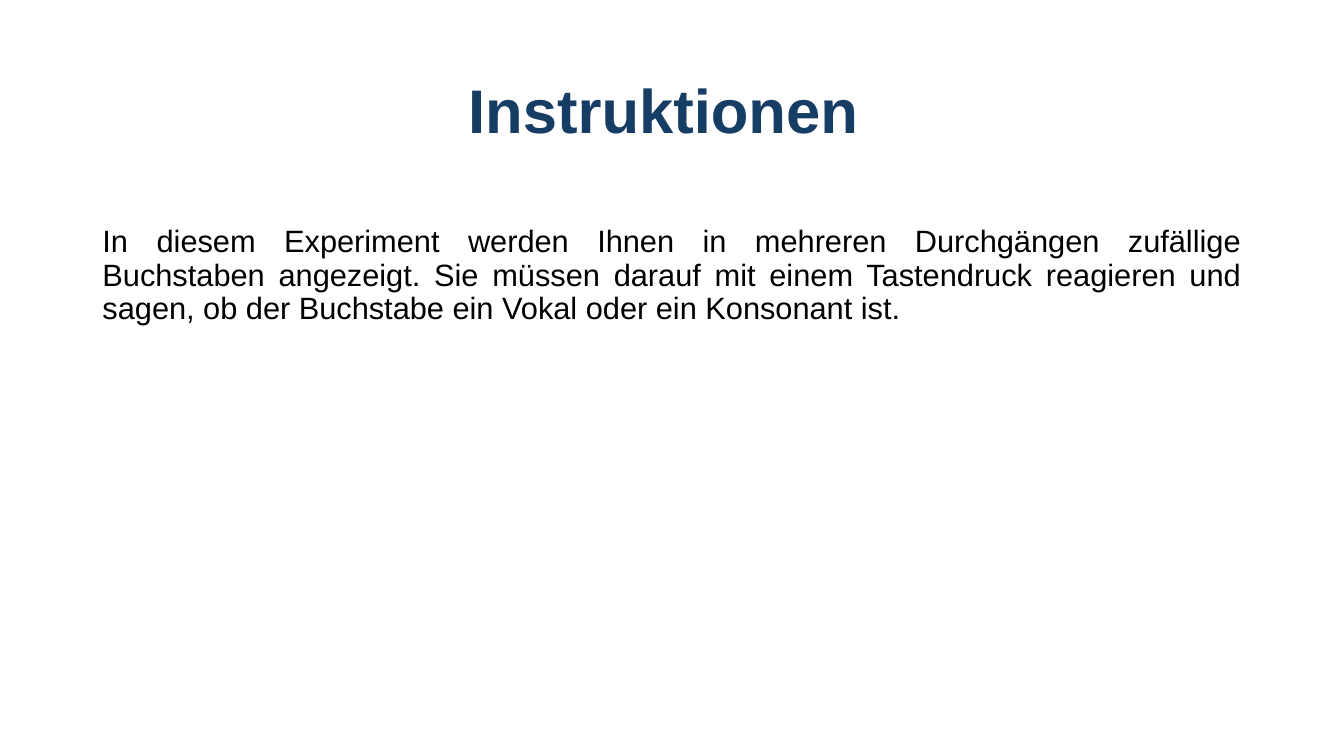
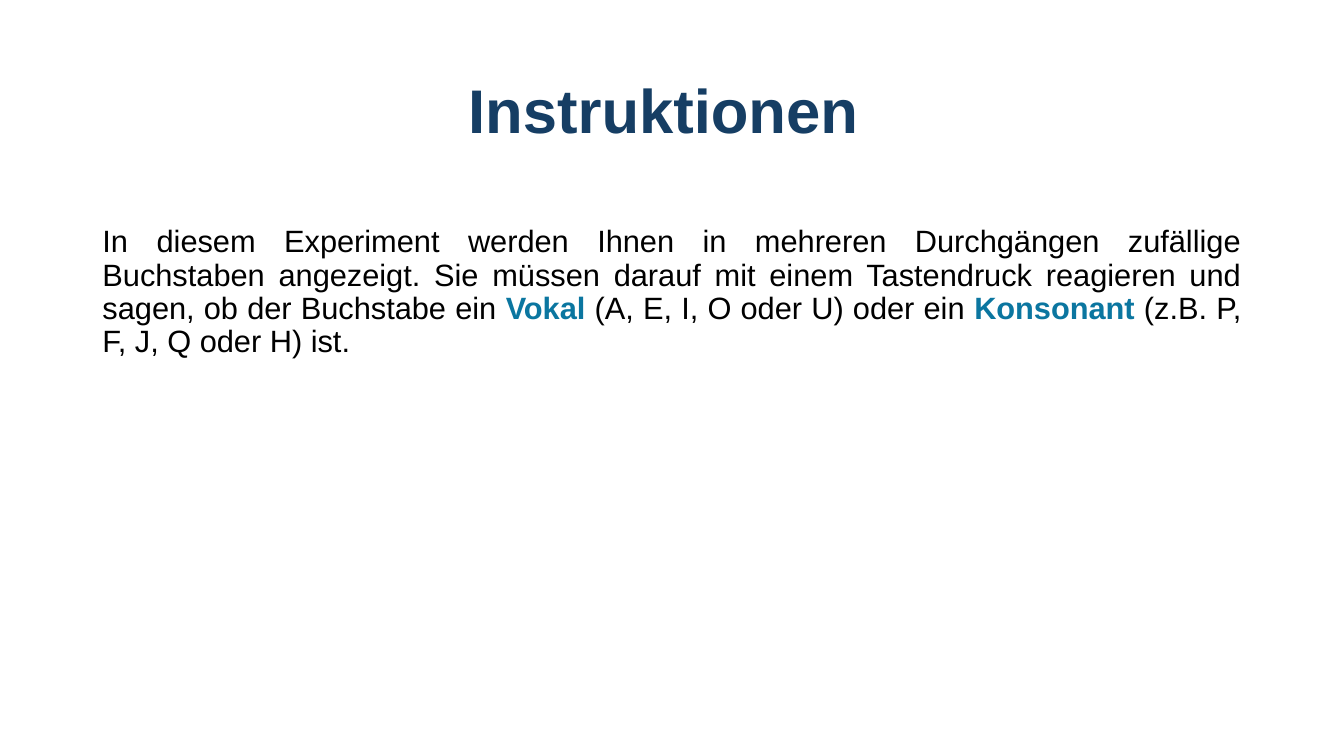
Before and after one commit to GidonFrischkorn/Ambizione-IndividualDifferencesStudy, a slide deck: slide 1 of tasks/letter-judgement/assets/instructions_letterBOX.pptx. Drawn at 1344x756 pixels with LibreOffice and Linux fonts; fonts in the diff are those of the drawing. Boxes give left, top, right and bottom in pixels: in the first picture for what was removed or moved away, otherwise in the second. Text is boxed around its words. In the diff, an @@ line names an element or a change of style, - is before the commit and + after.

```diff
--- a/tasks/letter-judgement/assets/instructions_letterBOX.pptx
+++ b/tasks/letter-judgement/assets/instructions_letterBOX.pptx
@@ text at [102, 229, 1241, 358]: text changed @@
-In diesem Experiment werden Ihnen in mehreren Durchgängen zufällige Buchstaben angezeigt. Sie müssen darauf mit einem Tastendruck reagieren und sagen, ob der Buchstabe ein Vokal oder ein Konsonant ist.
+In diesem Experiment werden Ihnen in mehreren Durchgängen zufällige Buchstaben angezeigt. Sie müssen darauf mit einem Tastendruck reagieren und sagen, ob der Buchstabe ein Vokal (A, E, I, O oder U) oder ein Konsonant (z.B. P, F, J, Q oder H) ist.
```
Also in this commit, not shown: 1 other slide changed, 4 other files.
